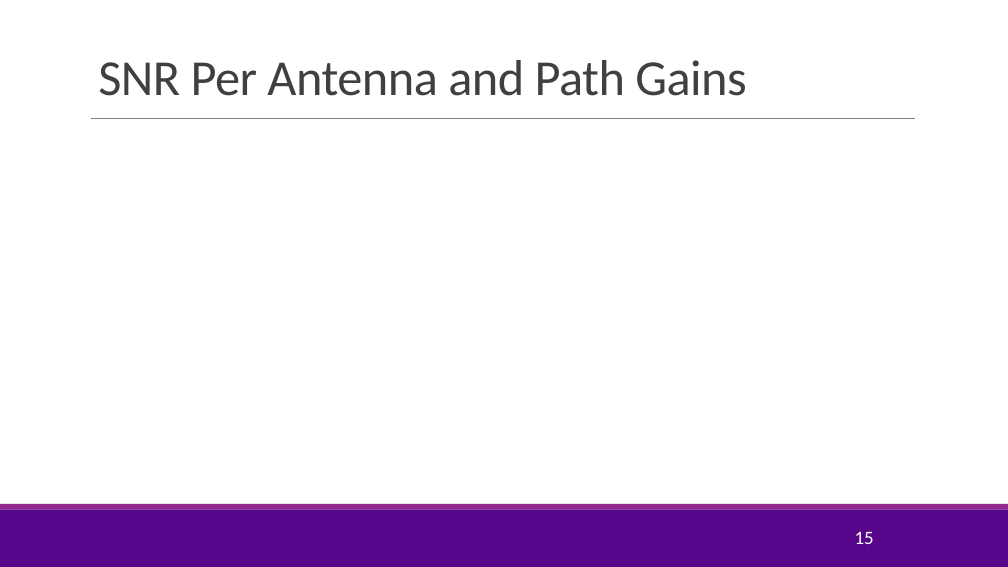
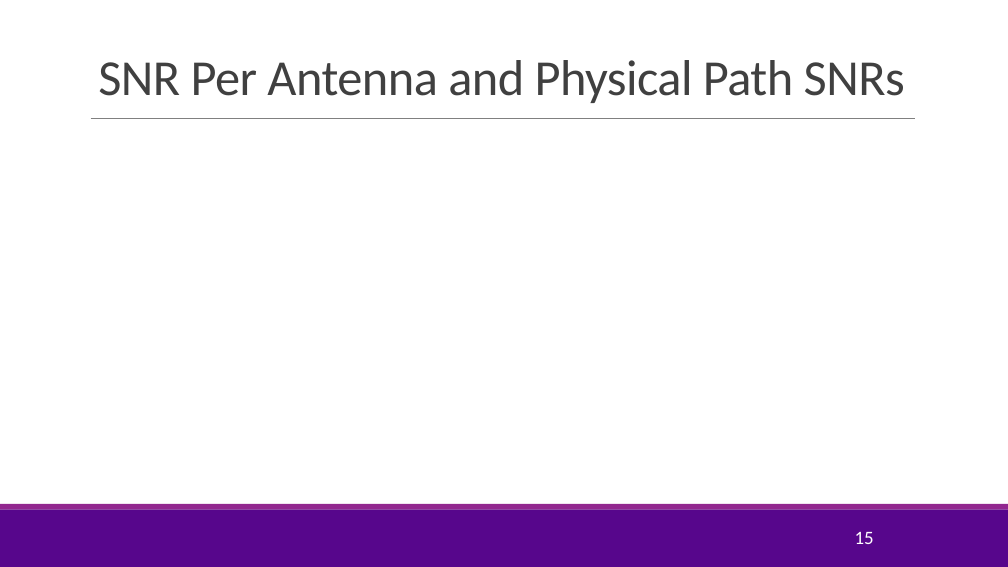
Before and after one commit to sdrangan/wirelesscomm, a slide deck: slide 15 of lectures/Unit09_MIMO.pptx. Drawn at 1008x567 pixels with LibreOffice and Linux fonts; fonts in the diff are those of the drawing; grey boxes stand for pictures; background and template pictures are left out. Boxes give left, top, right and bottom in pixels: in the first picture for what was removed or moved away, otherwise in the second. Text is boxed around its words. In the diff, an @@ line names an element or a change of style, - is before the commit and + after.

```diff
--- a/lectures/Unit09_MIMO.pptx
+++ b/lectures/Unit09_MIMO.pptx
@@ title at [98, 60, 905, 103]: text changed @@
-SNR Per Antenna and Path Gains
+SNR Per Antenna and Physical Path SNRs
```
Also in this commit, not shown: 1 other slide changed, 1 slide added, 5 other files.
